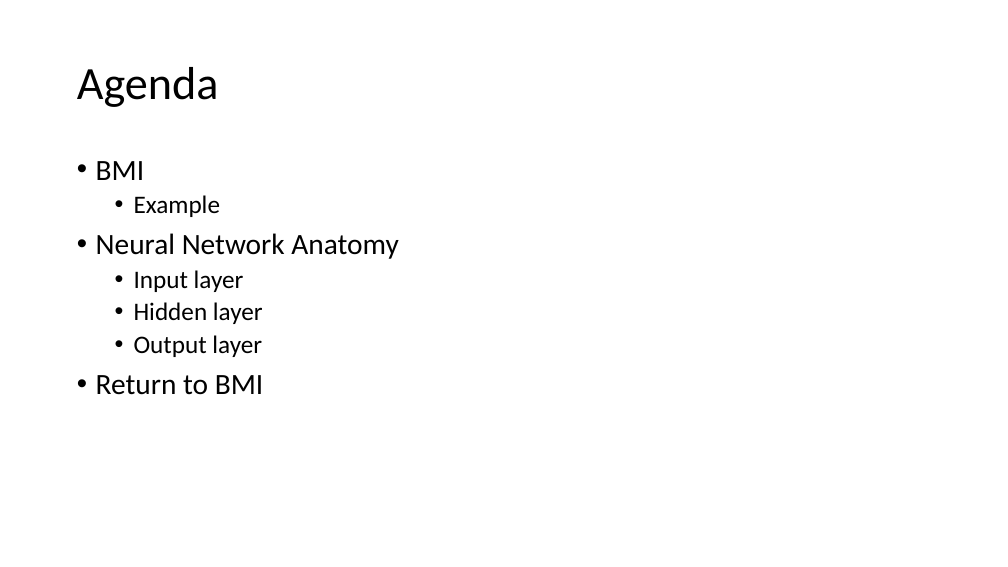
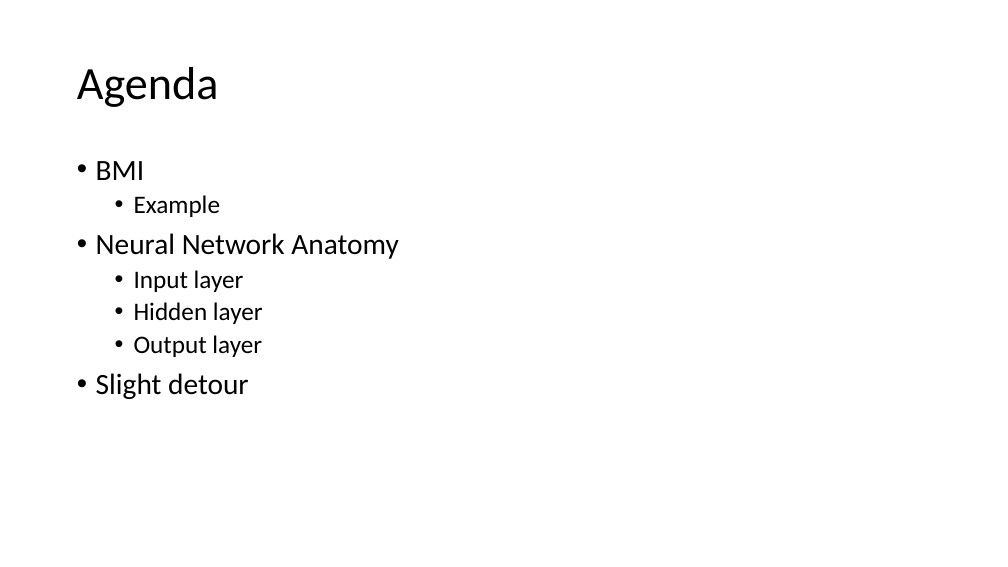
Before and after one commit to snyderjo/Neural-Network-Presentation, a slide deck: slide 2 of firstPart/Neural Networks - pt 1.pptx. Drawn at 1008x567 pixels with LibreOffice and Linux fonts; fonts in the diff are those of the drawing. Boxes give left, top, right and bottom in pixels: in the first picture for what was removed or moved away, otherwise in the second. Text is boxed around its words. In the diff, an @@ line names an element or a change of style, - is before the commit and + after.

```diff
--- a/firstPart/Neural Networks - pt 1.pptx
+++ b/firstPart/Neural Networks - pt 1.pptx
@@ text at box(96, 373, 249, 399): text changed @@
-• Return to BMI
+• Slight detour
```
Also in this commit, not shown: 10 other slides changed, 3 slides added, 1 other file.
